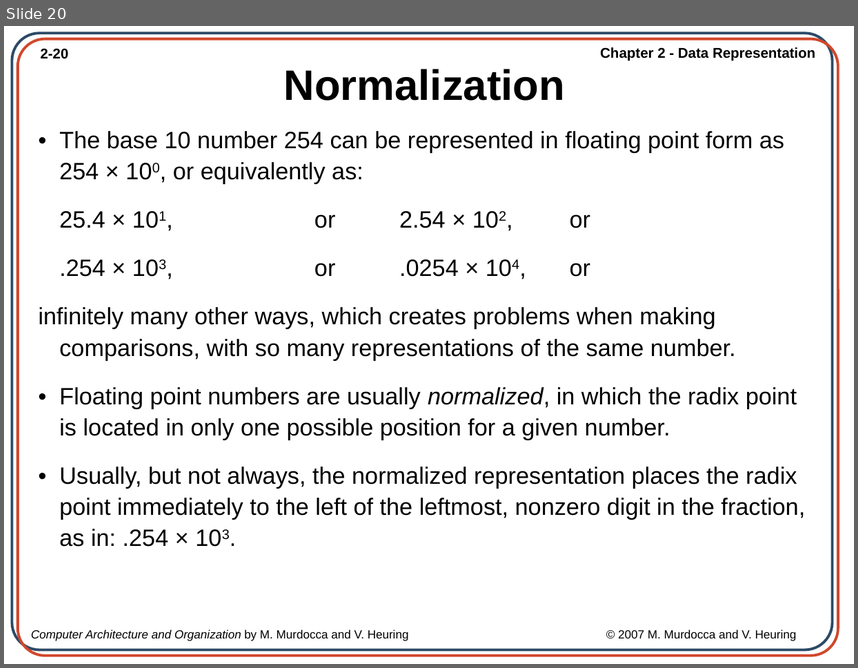
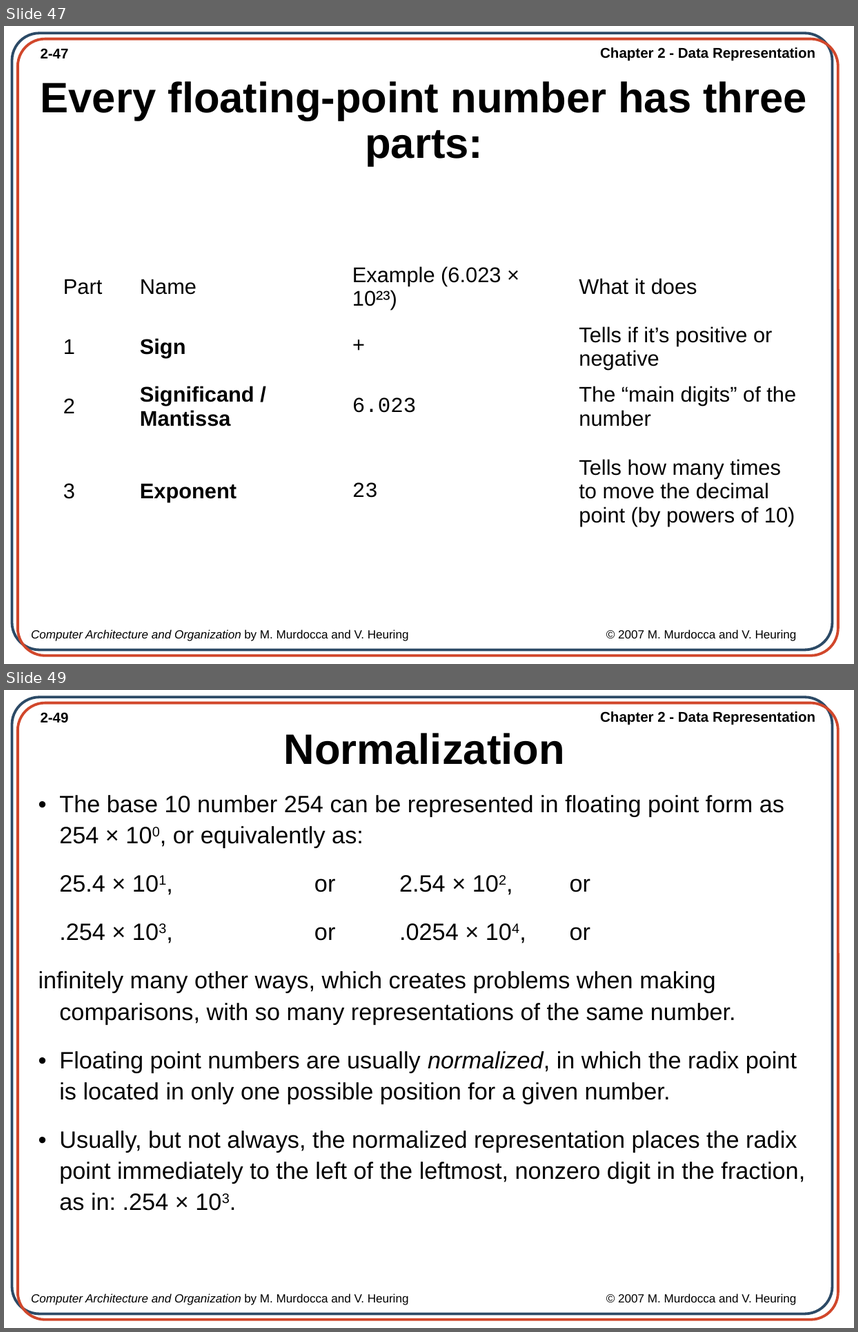
Before and after one commit to AfiqahAzahari-here/computer_organization_arch, a slide deck: SLIDE_NOTA/Ch02_Data Representation.ppt. Shown one above the other, each under a label of ours: slide 20 before the commit, slides 47 and 49 after it; the slides between them are not shown. The pictures are 858x668 and 858x1332 pixels, drawn with LibreOffice and Linux fonts; fonts in the diff are those of the drawing; background and template pictures are left out. Boxes give left, top, right and bottom in pixels: in the first picture for what was removed or moved away, otherwise in the second. Text is boxed around its words. In the diff, an @@ line names an element or a change of style, - is before the commit and + after.

```diff
--- a/SLIDE_NOTA/Ch02_Data Representation.ppt
+++ b/SLIDE_NOTA/Ch02_Data Representation.ppt
@@ slide 47 added at [4,26,854,664], background picture (left out); not listed: 5 template elements that a slide beside it also shows @@
@@ title added at [41,81,807,166], 36 pt, text #000000, bold @@
+Every floating-point number has three parts:
@@ table added at [55,257,808,546], 4 rows, 4 columns @@
+Part | Name | Example (6.023 × 10²³) | What it does
+1 | Sign | + | Tells if it’s positive or negative
+2 | Significand / Mantissa | 6.023 | The “main digits” of the number
+3 | Exponent | 23 | Tells how many times to move the decimal point (by powers of 10)
@@ what was slide 20 is now slide 49 @@
@@ page number at [41,712,69,723]: text changed @@
-2-20
+2-49
```
Also in this commit, not shown: 12 slides changed, 32 other slides added, 4 other files.
